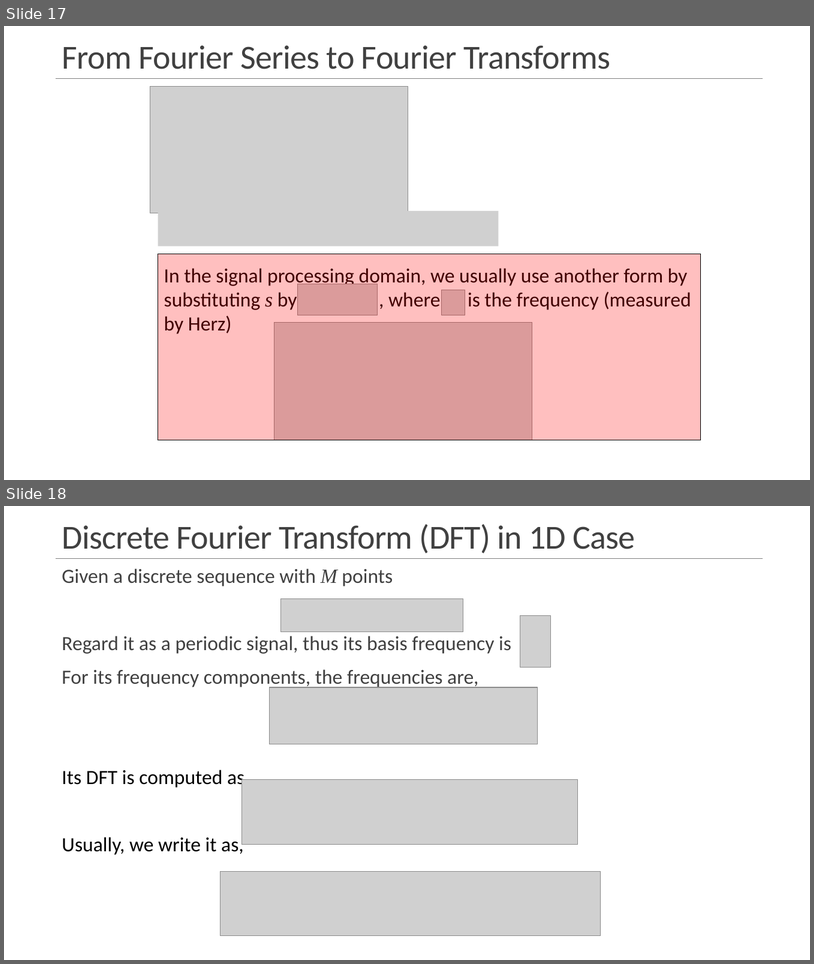
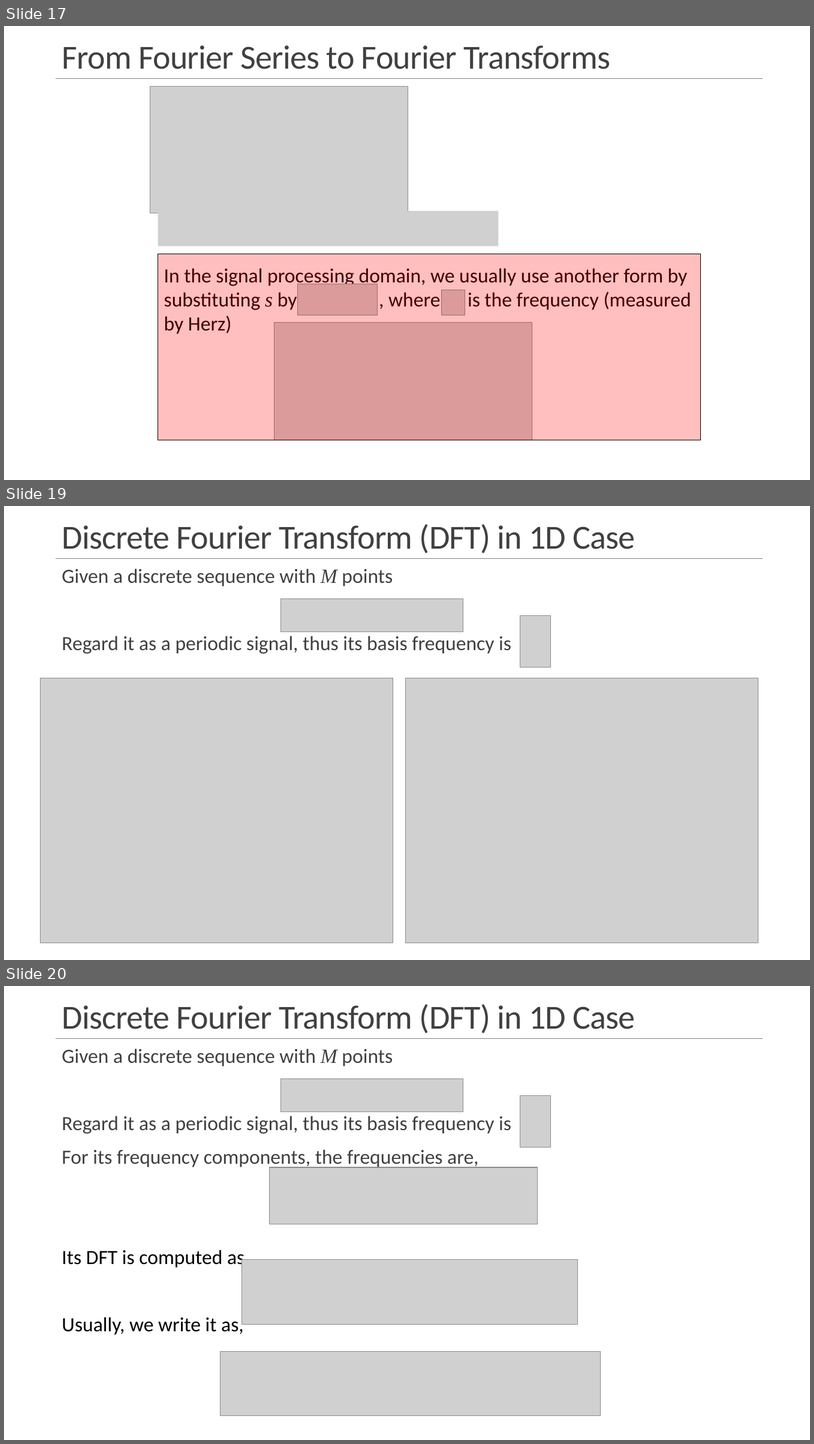
Before and after one commit to csyingshen/main, a slide deck: course/ASR2023Fall/slides/DFT.pptx. Shown one above the other, each under a label of ours: slides 17 and 18 before the commit, slides 17, 19 and 20 after it; the slides between them are not shown. The pictures are 814x964 and 814x1444 pixels, drawn with LibreOffice and Linux fonts; fonts in the diff are those of the drawing; grey boxes stand for pictures. Boxes give left, top, right and bottom in pixels: in the first picture for what was removed or moved away, otherwise in the second. Text is boxed around its words. In the diff, an @@ line names an element or a change of style, - is before the commit and + after.

```diff
--- a/course/ASR2023Fall/slides/DFT.pptx
+++ b/course/ASR2023Fall/slides/DFT.pptx
@@ slide 19 added at (x1=4, y1=506, x2=810, y2=960), background #FFFFFF; not listed: 1 template element that a slide beside it also shows @@
@@ title added at (x1=62, y1=524, x2=635, y2=553), 40 pt, text #404040 @@
+Discrete Fourier Transform (DFT) in 1D Case
@@ text added at (x1=62, y1=568, x2=512, y2=654), 24 pt, text #404040 @@
+  Given a discrete sequence with M points
+  Regard it as a periodic signal, thus its basis frequency is
@@ picture added at (x1=281, y1=598, x2=463, y2=632) @@
@@ picture added at (x1=520, y1=615, x2=551, y2=667) @@
@@ picture added at (x1=40, y1=678, x2=393, y2=943) @@
@@ picture added at (x1=405, y1=678, x2=758, y2=943) @@
@@ what was slide 18 is now slide 20 @@
```
Also in this commit, not shown: 18 slides changed, 1 other slide added, 9 other files.
